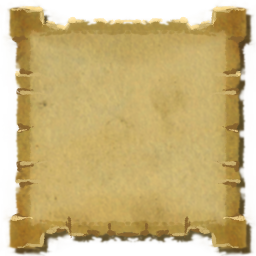
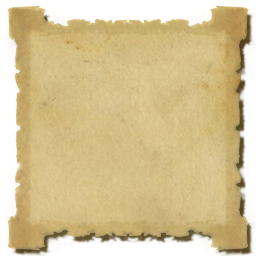
Layers edited between the first and the second 256 × 256 image:
hid "Paint Layer 1" over [3,4,253,252]
"Background Merged" (1st of 3): opacity 100% → 50%, painted on it over [3,4,253,252]
added layer "main.png" (other) above "Background Merged" over [3,4,253,252]
painted on "Background Merged" (2nd of 3) over [3,4,253,252]
painted on "Background Merged" (3rd of 3) over [3,4,253,252]
